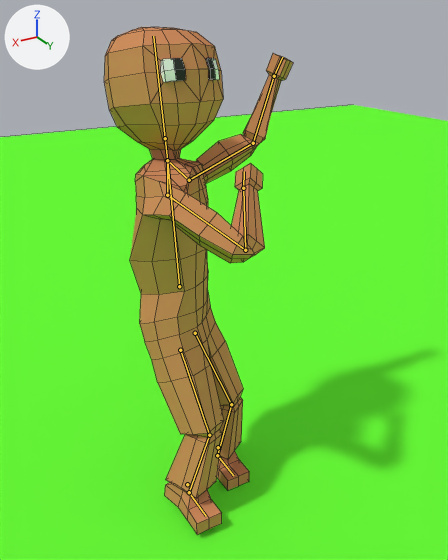
The Blender file player.blend as it was, and as the next commit left it.
Camera for both pictures: a 50 mm camera at (1.08, 2.06, 1.97) aimed at (-0.18, -0.02, 0.92). Arrows for +X, +Y and +Z are at upper left; the lights stay in place. Both versions are drawn at frame 7 of the action 'Player.Strike_1'; the numbers are the values there. The bones that bend it are drawn over the model as lines. Mesh edges are drawn as thin lines.

The first picture shows 'Plane.001', 'model_player_v4'.
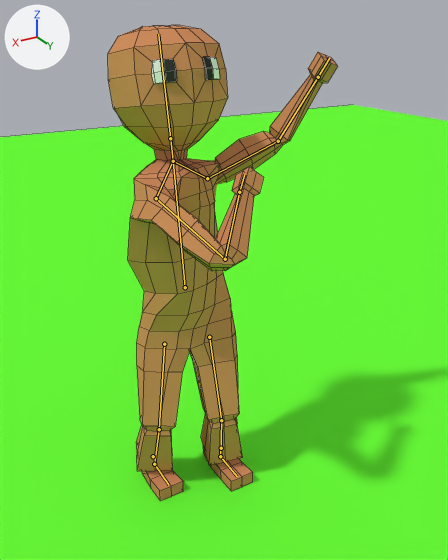
Changed parts and their boxes (x1, y1, x2, y2) in the pictures (448 x 560 px):
'model_player_v4', posed (22% wider, 6% shorter): before (104, 27, 293, 534); after (108, 25, 338, 501)
bone 'Spine', root to tip: before (179, 286) to (167, 160); after (185, 287) to (173, 161)
bone 'Arm.Lower.L', root to tip: before (253, 143) to (274, 76); after (278, 141) to (318, 77)
bone 'Arm.Fist.L', root to tip: before (274, 76) to (282, 57); after (318, 77) to (329, 58)

The edits, one by one:
Bone 'Root' (bone_root) turns from (-13, 44, -8) to (0, -13, -1) degrees about its own x, y and z.
Bone 'Spine' (bone_spine) turns from (0, 0, 0) to (-13, 44, -8) degrees about its own x, y and z.
Bone 'Arm.Lower.L' (bone_arm_lower_l) turns from (32, 22, -15) to (17, 20, -20) degrees about its own x, y and z.
Bone 'Arm.Fist.L' (bone_arm_fist_l) turns from (-1, -32, -12) to (3, -48, -19) degrees about its own x, y and z.
